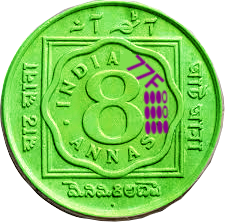
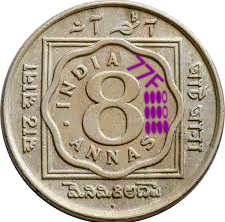
Layers edited between the first and the second 225px x 222px image:
added layer "8ane" above "b" over [0, 0, 225, 222]
hid "b" over [0, 0, 225, 222]
